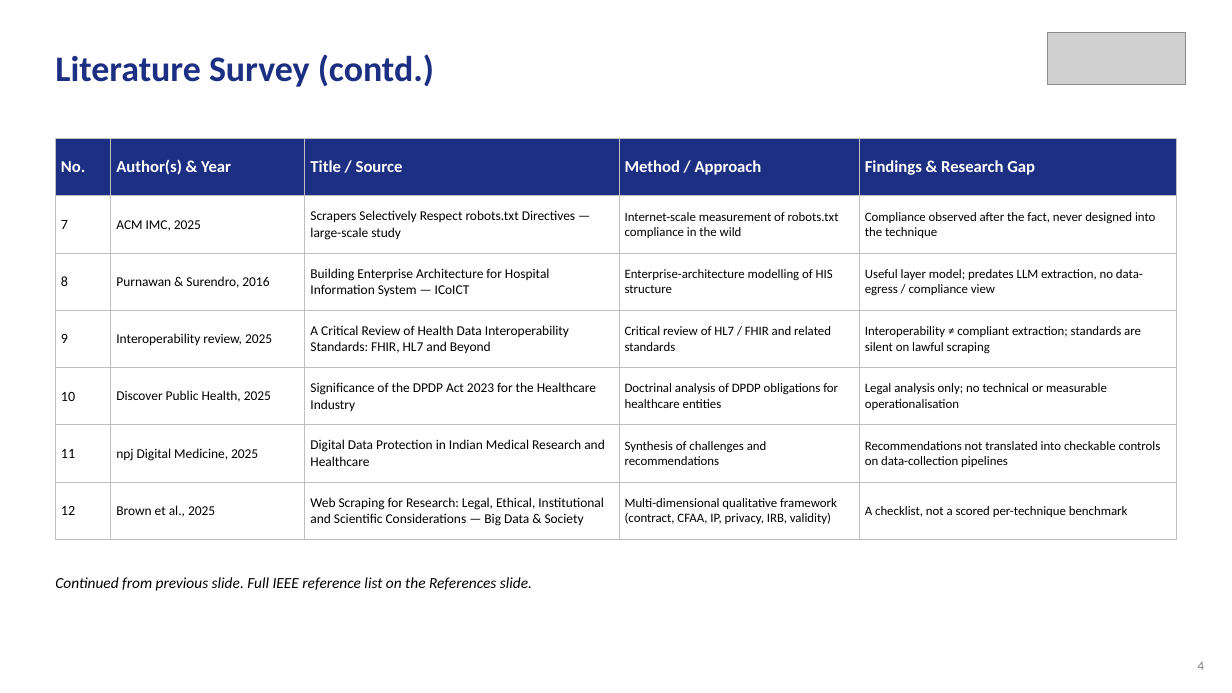
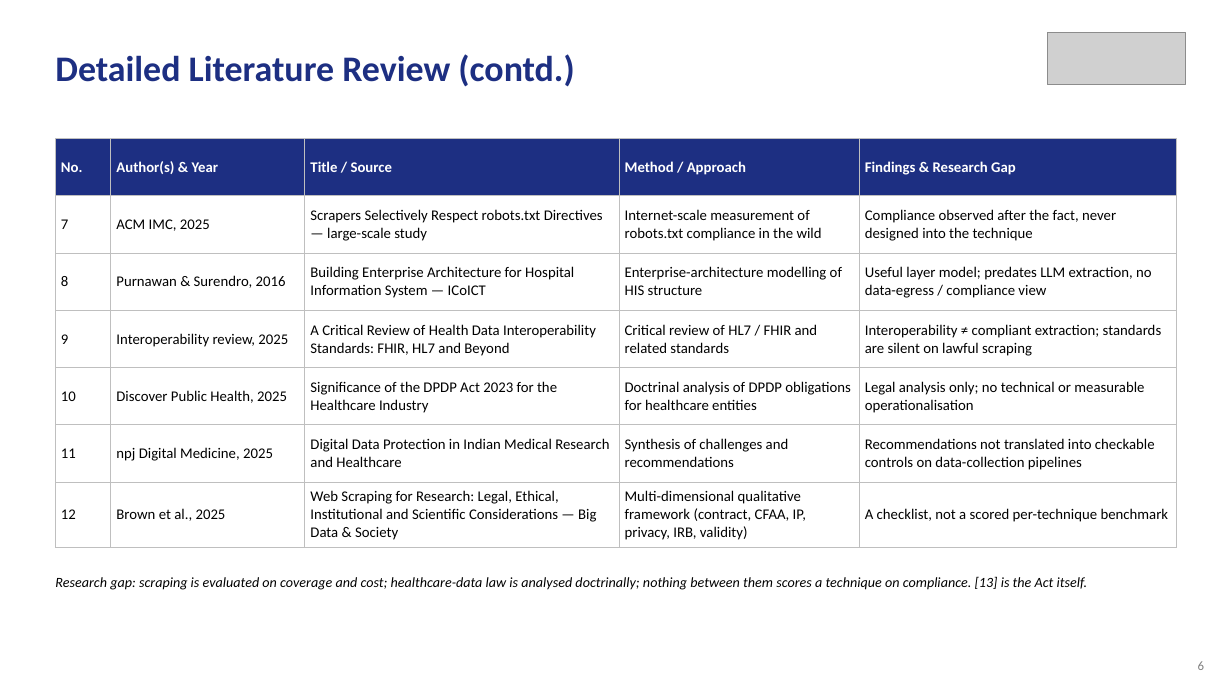
Before and after one commit to aysk1209/his-scraping-dpdp-project, a slide deck: slide 6 of Review-II.pptx (slide 4 before the commit). Drawn at 1232x693 pixels with LibreOffice and Linux fonts; fonts in the diff are those of the drawing; grey boxes stand for pictures. Boxes give left, top, right and bottom in pixels: in the first picture for what was removed or moved away, otherwise in the second. Text is boxed around its words. In the diff, an @@ line names an element or a change of style, - is before the commit and + after.

```diff
--- a/Review-II.pptx
+++ b/Review-II.pptx
@@ text at <box>55,54,574,87</box>: text changed @@
-Literature Survey (contd.)
+Detailed Literature Review (contd.)
@@ table at <box>55,139,1177,544</box> @@
@@ size 13 to 11.5 pt in "No.", "Author(s) & Year", "Title / Source", "Method / Approach" and 1 more places @@
@@ size 11 to 11.5 pt in "7", "8", "9", "10" and 2 more places @@
@@ size 10.5 to 11.5 pt in "ACM IMC, 2025", "Scrapers Selectively Respect robots.txt Directives — large-s ...", "Purnawan & Surendro, 2016", "Building Enterprise Architecture for Hospital Information Sy ..." and 8 more places @@
@@ size 10 to 11.5 pt in "Internet-scale measurement of robots.txt compliance in the ...", "Compliance observed after the fact, never designed ...", "Enterprise-architecture modelling of HIS structure", "Useful layer model; predates LLM extraction, no ..." and 8 more places @@
@@ text at <box>55,576,1088,590</box>: text changed; size 12 to 11 pt @@
-Continued from previous slide. Full IEEE reference list on the References slide.
+Research gap: scraping is evaluated on coverage and cost; healthcare-data law is analysed doctrinally; nothing between them scores a technique on compliance. [13] is the Act itself.
@@ text at <box>1198,661,1204,670</box>: text changed @@
-4
+6
```
Also in this commit, not shown: 8 other slides changed, 5 slides added, 4 slides removed, 4 other files.
